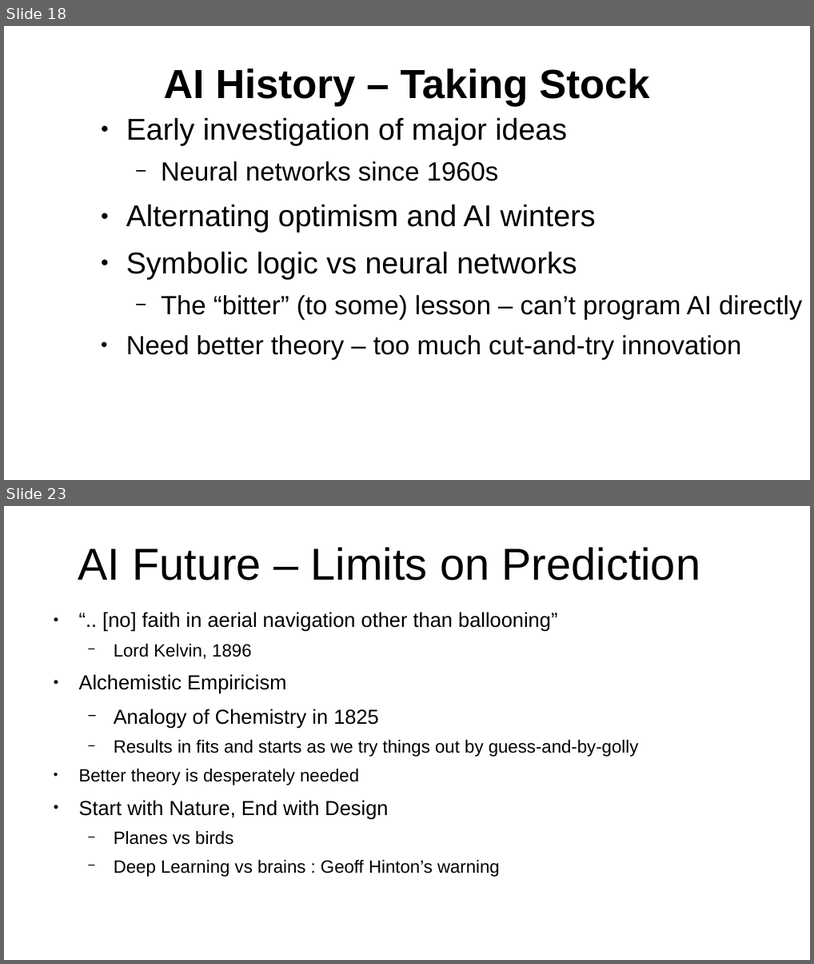
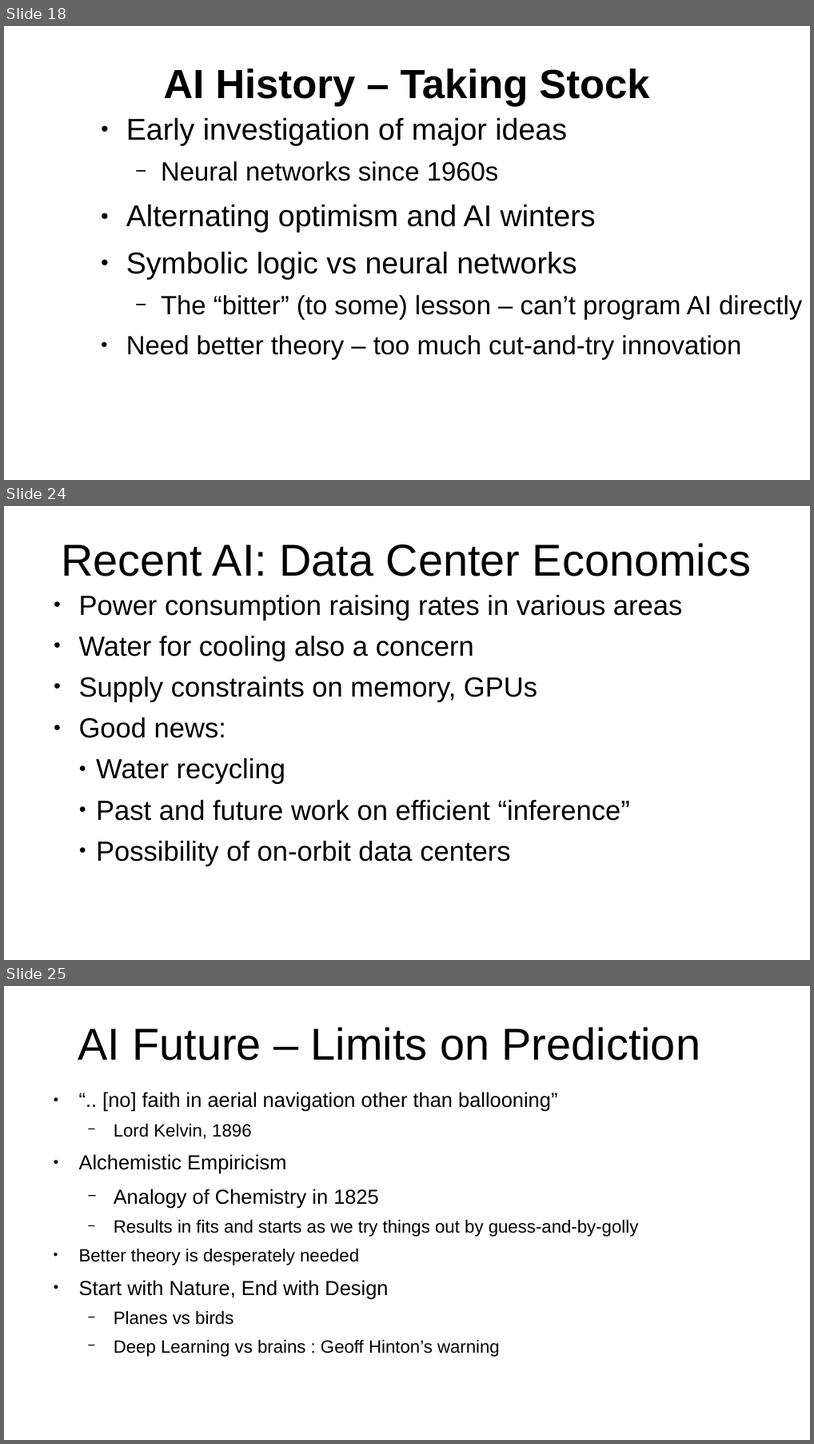
Before and after one commit to ClintStaley/AITalks, a slide deck: UATX/FullPreso2026.pptx. Shown one above the other, each under a label of ours: slides 18 and 23 before the commit, slides 18, 24 and 25 after it; the slides between them are not shown. The pictures are 814x964 and 814x1444 pixels, drawn with LibreOffice and Linux fonts; fonts in the diff are those of the drawing. Boxes give left, top, right and bottom in pixels: in the first picture for what was removed or moved away, otherwise in the second. Text is boxed around its words. In the diff, an @@ line names an element or a change of style, - is before the commit and + after.

```diff
--- a/UATX/FullPreso2026.pptx
+++ b/UATX/FullPreso2026.pptx
@@ slide 24 added at (x1=4, y1=506, x2=810, y2=960), background #FFFFFF @@
@@ text added at (x1=61, y1=543, x2=751, y2=576), 44 pt, text #000000 @@
+Recent AI: Data Center Economics
@@ text added at (x1=79, y1=595, x2=682, y2=866), 27.2 pt, text #000000 @@
+● Power consumption raising rates in various areas
+● Water for cooling also a concern
+● Supply constraints on memory, GPUs
+● Good news:
+    ● Water recycling
+    ● Past and future work on efficient “inference”
+    ● Possibility of on-orbit data centers
@@ what was slide 23 is now slide 25 @@
```
Also in this commit, not shown: 3 slides changed, 3 other slides added, 1 slide removed, 1 other file.
